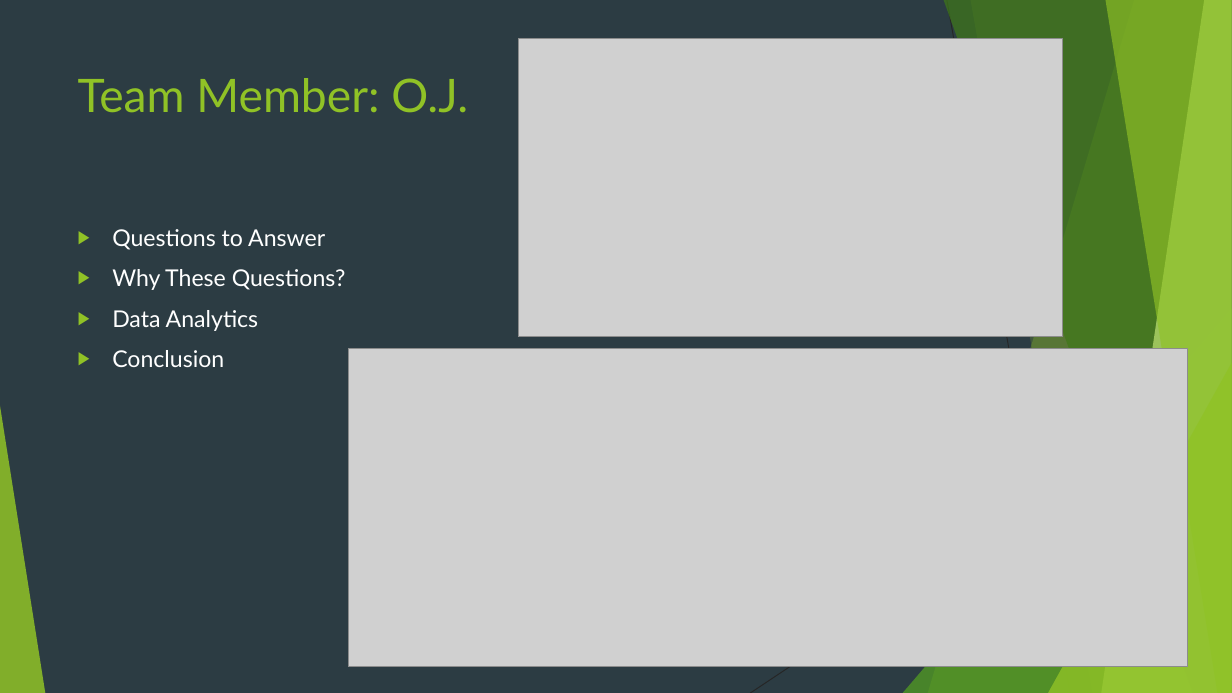
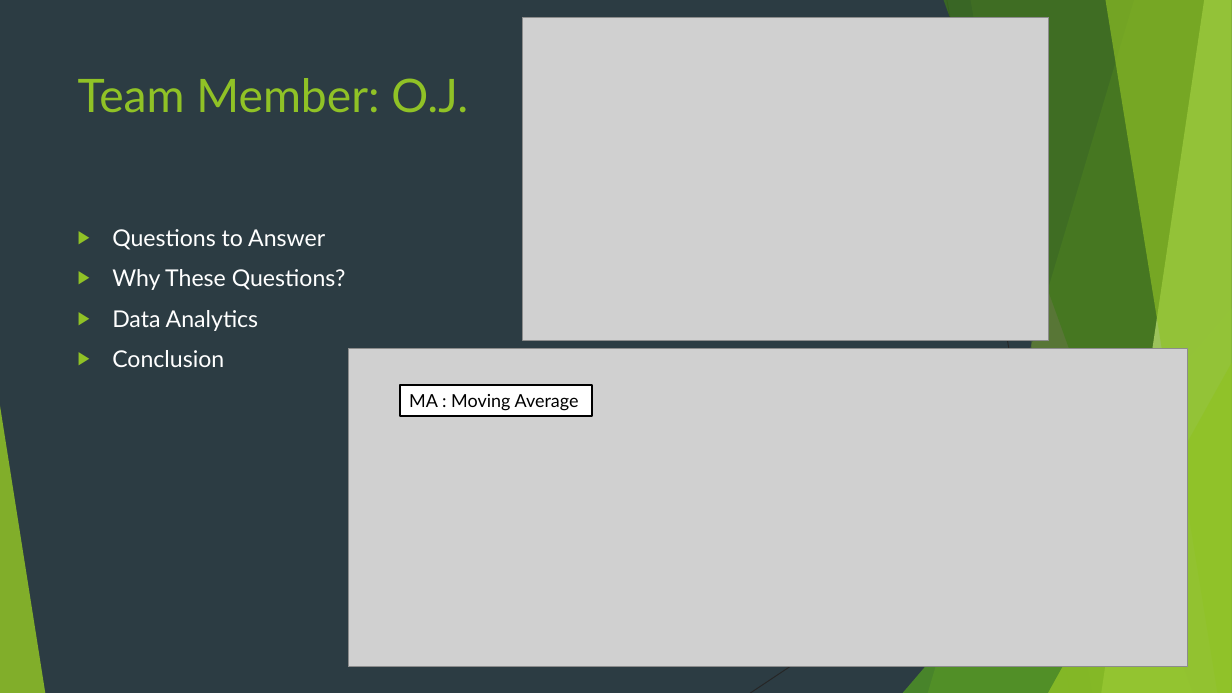
Before and after one commit to henryle-n/Hurricane-History-Analysis, a slide deck: slide 7 of Team_4_Proj_1.pptx. Drawn at 1232x693 pixels with LibreOffice and Linux fonts; fonts in the diff are those of the drawing; grey boxes stand for pictures. Boxes give left, top, right and bottom in pixels: in the first picture for what was removed or moved away, otherwise in the second. Text is boxed around its words. In the diff, an @@ line names an element or a change of style, - is before the commit and + after.

```diff
--- a/Team_4_Proj_1.pptx
+++ b/Team_4_Proj_1.pptx
@@ picture: place and size @@
-picture at bbox=[518, 38, 1063, 336]
+picture at bbox=[523, 17, 1049, 340]
@@ rectangle added at bbox=[400, 385, 592, 417], fill #FFFFFF, outline #000000 1.5 pt, 14 pt, text #000000 @@
+MA : Moving Average
```
Also in this commit, not shown: 3 other slides changed, 1 other file.
